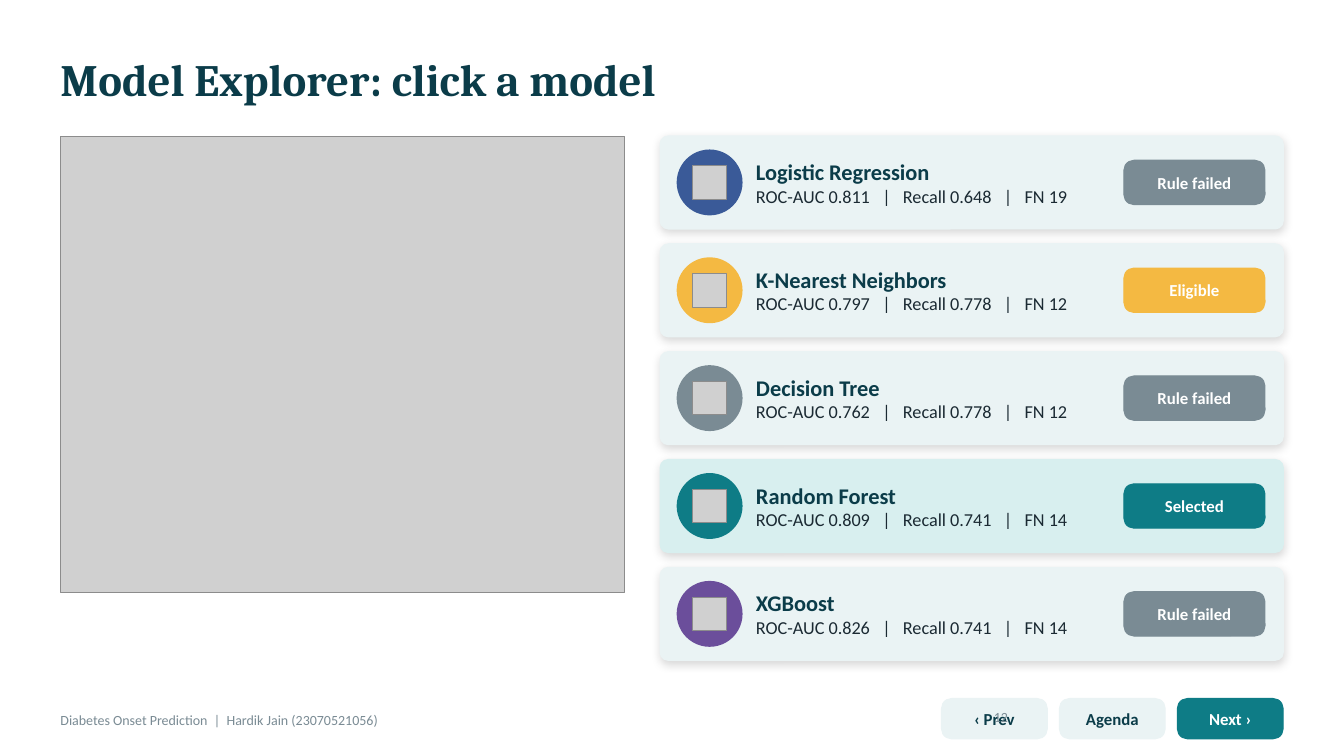
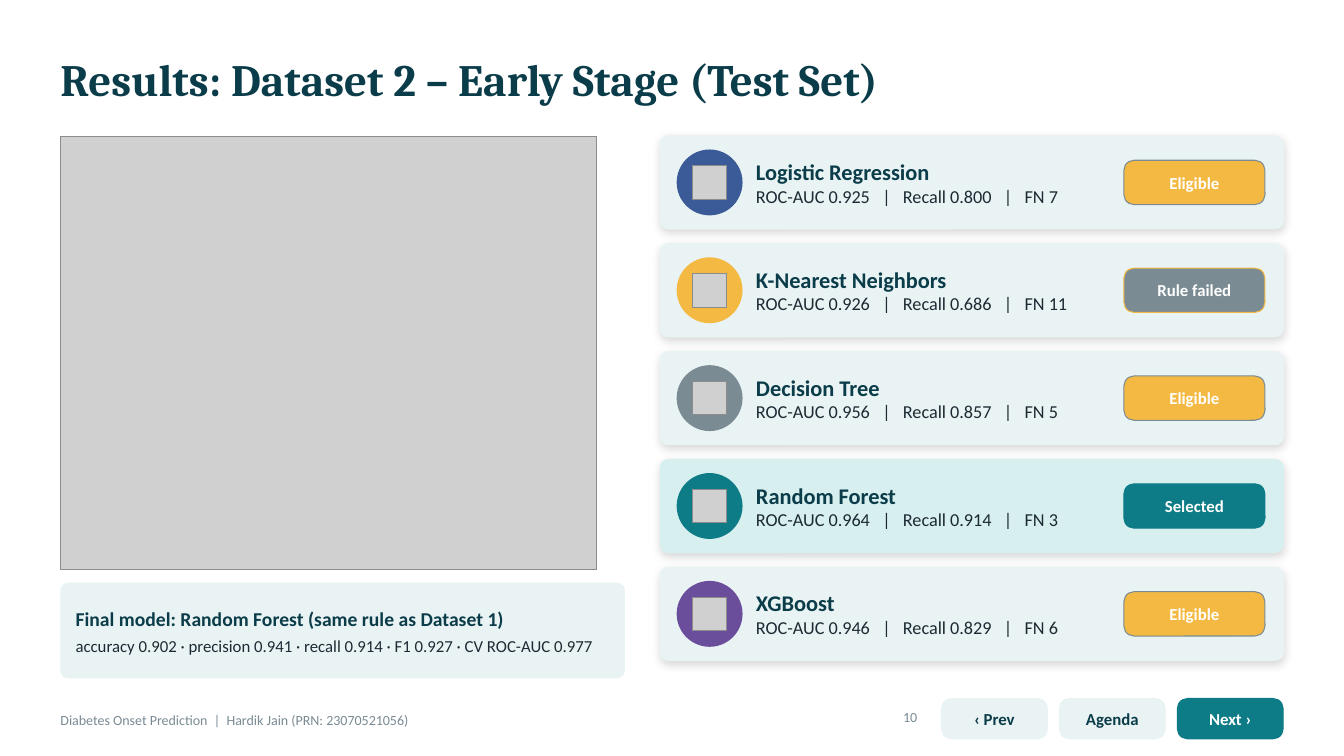
Before and after one commit to hardikjain2005/-Predictive-Analytics-CA-3-Diabetes-Onset-Prediction-Using-Machine-Learning, a slide deck: slide 10 of Diabetes_Onset_Prediction_Presentation .pptx (slide 12 before the commit). Drawn at 1344x756 pixels with LibreOffice and Linux fonts; fonts in the diff are those of the drawing; grey boxes stand for pictures. Boxes give left, top, right and bottom in pixels: in the first picture for what was removed or moved away, otherwise in the second. Text is boxed around its words. In the diff, an @@ line names an element or a change of style, - is before the commit and + after.

```diff
--- a/Diabetes_Onset_Prediction_Presentation .pptx
+++ b/Diabetes_Onset_Prediction_Presentation .pptx
@@ title at [60,63,878,106]: text changed @@
-Model Explorer: click a model
+Results: Dataset 2 – Early Stage (Test Set)
@@ picture: place and size @@
-picture at [60,136,625,593]
+picture at [60,136,597,570]
@@ rounded rectangle "Eligible": place and size @@
-rounded rectangle "Eligible" at [1124,268,1265,313]
+rounded rectangle "Eligible" at [1124,160,1265,205]
@@ rounded rectangle "Eligible" at [1124,160,1265,205]: outline #F4B942 0.75 pt to #7A8B94 0.75 pt @@
@@ text at [756,190,1058,203]: text changed @@
-ROC-AUC 0.811 | Recall 0.648 | FN 19
+ROC-AUC 0.925 | Recall 0.800 | FN 7
@@ rounded rectangle "Rule failed": place and size @@
-rounded rectangle "Rule failed" at [1124,160,1265,205]
+rounded rectangle "Rule failed" at [1124,268,1265,313]
@@ rounded rectangle "Rule failed" at [1124,268,1265,313]: outline #7A8B94 0.75 pt to #F4B942 0.75 pt @@
@@ text at [756,297,1067,310]: text changed @@
-ROC-AUC 0.797 | Recall 0.778 | FN 12
+ROC-AUC 0.926 | Recall 0.686 | FN 11
@@ rounded rectangle "Eligible" at [1124,376,1265,420]: fill #7A8B94 to #F4B942 @@
@@ text at [756,405,1058,418]: text changed @@
-ROC-AUC 0.762 | Recall 0.778 | FN 12
+ROC-AUC 0.956 | Recall 0.857 | FN 5
@@ text in rounded rectangle at [1169,392,1219,407]: text changed @@
-Rule failed
+Eligible
@@ text at [756,513,1058,526]: text changed @@
-ROC-AUC 0.809 | Recall 0.741 | FN 14
+ROC-AUC 0.964 | Recall 0.914 | FN 3
@@ rounded rectangle added at [60,583,625,679], fill #EAF3F4 @@
@@ rounded rectangle "Eligible" at [1124,592,1265,636]: fill #7A8B94 to #F4B942 @@
@@ text added at [76,611,592,655], 12 pt, text #1B2A33 @@
+Final model: Random Forest (same rule as Dataset 1)
+accuracy 0.902 · precision 0.941 · recall 0.914 · F1 0.927 · CV ROC-AUC 0.977
@@ text at [756,621,1058,634]: text changed @@
-ROC-AUC 0.826 | Recall 0.741 | FN 14
+ROC-AUC 0.946 | Recall 0.829 | FN 6
@@ text in rounded rectangle at [1169,608,1219,623]: text changed @@
-Rule failed
+Eligible
@@ text at [60,715,408,727]: text changed @@
-Diabetes Onset Prediction | Hardik Jain (23070521056)
+Diabetes Onset Prediction | Hardik Jain (PRN: 23070521056)
@@ page number at [903,713,917,722]: text changed @@
-12
+10
```
Also in this commit, not shown: 11 other slides changed, 2 slides added, 10 slides removed, 2 other files.
